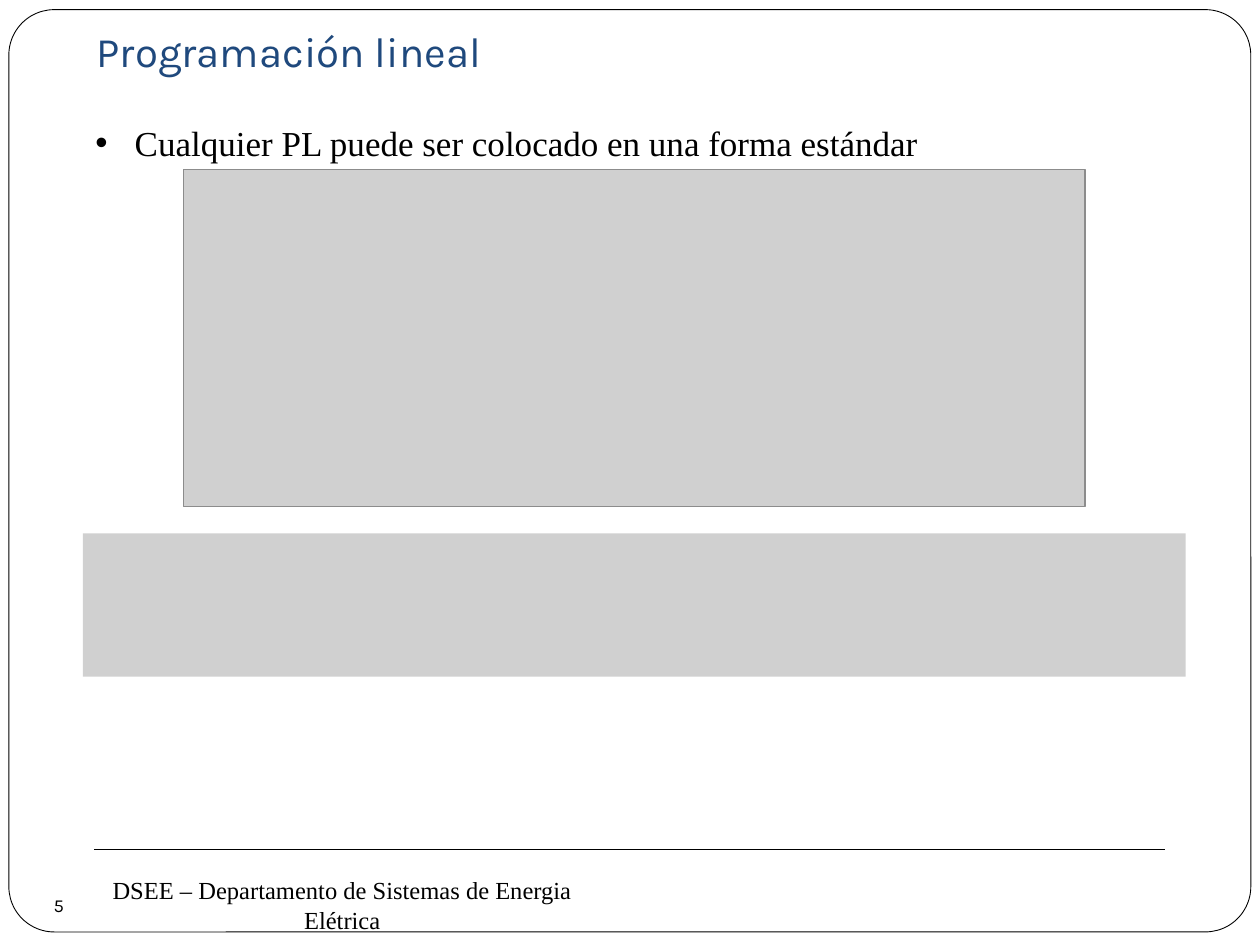
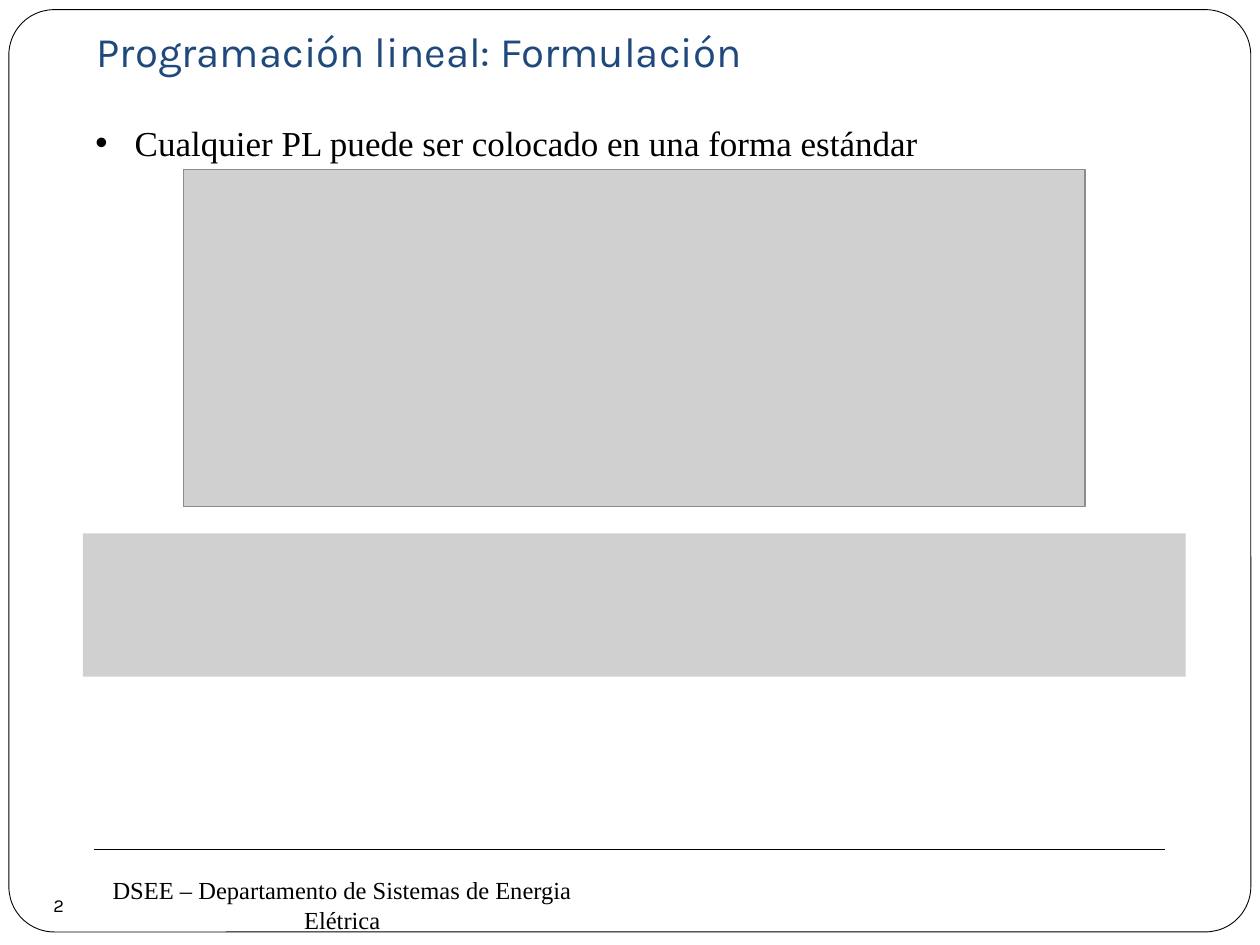
Before and after one commit to erikfilias/Power-Systems-Optimization-using-Julia-Language, a slide deck: slide 2 of 1. Lectures/Introducción a la Optimización aplicada a Sistemas de Energía Eléctrica/Dia 1/4. Programación Lineal.pptx (slide 5 before the commit). Drawn at 1260x945 pixels with LibreOffice and Linux fonts; fonts in the diff are those of the drawing; grey boxes stand for pictures; background and template pictures are left out. Boxes give left, top, right and bottom in pixels: in the first picture for what was removed or moved away, otherwise in the second. Text is boxed around its words. In the diff, an @@ line names an element or a change of style, - is before the commit and + after.

```diff
--- a/1. Lectures/Introducción a la Optimización aplicada a Sistemas de Energía Eléctrica/Dia 1/4. Programación Lineal.pptx
+++ b/1. Lectures/Introducción a la Optimización aplicada a Sistemas de Energía Eléctrica/Dia 1/4. Programación Lineal.pptx
@@ text at (97, 35, 741, 78): text changed @@
-Programación lineal
+Programación lineal: Formulación
@@ page number at (53, 900, 64, 912): text changed @@
-5
+2
```
Also in this commit, not shown: 3 other slides changed, 2 slides removed.
